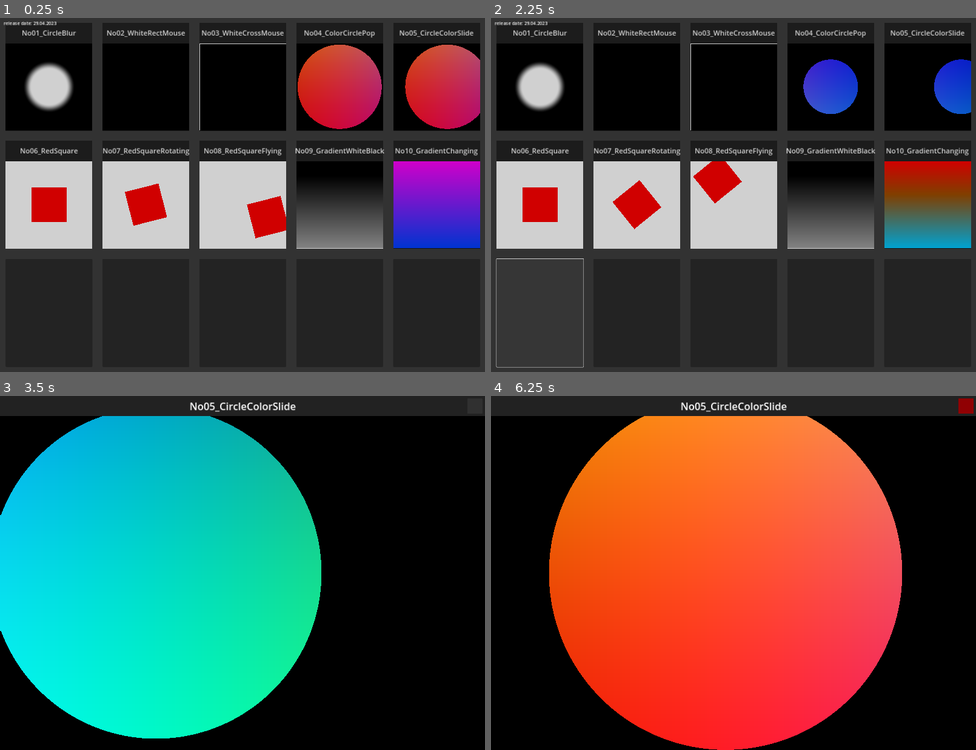
Above: before the commit, frames 1-4 (two rows, left to right).
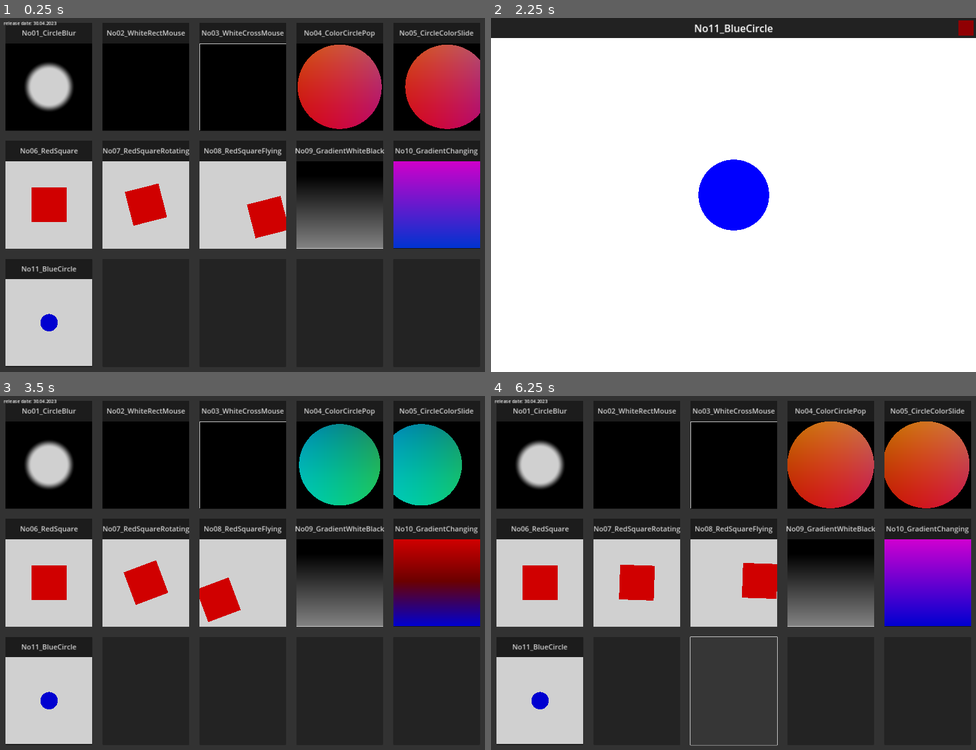
Above: after the commit, the same moments.

Repository: TechnoLukas/Godot4-Shaders
Game: Godot game, scene res://main.tscn
Two runs of this game, one before a commit and one after it. Both use one fixed random seed, a clock stepped at 60 frames per second and the inputs below.
Inputs (mouse positions are in pixels of both pictures, inside the frame that each line leads up to):
- Up to frame 1 (0.25 s): no input
- Up to frame 2 (2.25 s): click (539, 78) at 0.52 s; click (966, 28) at 1.25 s; click (539, 311) at 2 s
- Up to frame 3 (3.5 s): click (475, 406) at 2.77 s
- Up to frame 4 (6.25 s): click (966, 406) at 3.52 s; click (966, 406) at 4.27 s; click (636, 689) at 5.02 s; click (733, 689) at 5.77 s

The runs differ from the first frame. In frame 1, 4.5% of the frame differs, in the area x 1-19%, y 1-99%; in frame 2, 95%, in the area x 0-100%, y 0-100%; in frame 3, 89%; in frame 4, 91%.

Commit message:
added new shader No11_BlueCircle

Diff:
--- a/main.tscn
+++ b/main.tscn
@@ -12,6 +12,7 @@
 [ext_resource type="Shader" path="res://shaders/shader_No8_Small.gdshader" id="9_oqkag"]
 [ext_resource type="Shader" path="res://shaders/shader_No9_Small.gdshader" id="10_lxv0p"]
 [ext_resource type="Shader" path="res://shaders/shader_No10_Small.gdshader" id="11_yvgph"]
+[ext_resource type="Shader" path="res://shaders/shader_No11_Small.gdshader" id="13_y4w8o"]
 
 [sub_resource type="Theme" id="Theme_bhqtq"]
 
@@ -51,6 +52,9 @@
 
 [sub_resource type="ShaderMaterial" id="ShaderMaterial_5k38k"]
 shader = ExtResource("11_yvgph")
+
+[sub_resource type="ShaderMaterial" id="ShaderMaterial_vylex"]
+shader = ExtResource("13_y4w8o")
 
 [sub_resource type="Theme" id="Theme_bnp8s"]
 Label/font_sizes/font_size = 18
@@ -556,6 +560,46 @@
 [node name="button1" type="Button" parent="ColorRect/VBoxContainer/HBoxContainer3"]
 layout_mode = 2
 size_flags_horizontal = 3
+
+[node name="titlebar" type="ColorRect" parent="ColorRect/VBoxContainer/HBoxContainer3/button1"]
+layout_mode = 1
+anchors_preset = 10
+anchor_right = 1.0
+offset_bottom = 80.0
+grow_horizontal = 2
+color = Color(0.133333, 0.133333, 0.133333, 1)
+
+[node name="title" type="Label" parent="ColorRect/VBoxContainer/HBoxContainer3/button1/titlebar"]
+layout_mode = 1
+anchors_preset = 15
+anchor_right = 1.0
+anchor_bottom = 1.0
+grow_horizontal = 2
+grow_vertical = 2
+theme_override_font_sizes/font_size = 28
+text = "No11_BlueCircle"
+horizontal_alignment = 1
+vertical_alignment = 1
+
+[node name="ColorRect" type="ColorRect" parent="ColorRect/VBoxContainer/HBoxContainer3/button1"]
+material = SubResource("ShaderMaterial_vylex")
+layout_mode = 1
+anchors_preset = 10
+anchor_right = 1.0
+offset_top = 80.0
+offset_bottom = 424.0
+grow_horizontal = 2
+
+[node name="button" type="Button" parent="ColorRect/VBoxContainer/HBoxContainer3/button1"]
+layout_mode = 1
+anchors_preset = 15
+anchor_right = 1.0
+anchor_bottom = 1.0
+grow_horizontal = 2
+grow_vertical = 2
+theme_override_styles/normal = SubResource("StyleBoxFlat_vjlwb")
+script = ExtResource("1_fjke5")
+scene = "res://scenes/No11_BlueCircle.tscn"
 
 [node name="button2" type="Button" parent="ColorRect/VBoxContainer/HBoxContainer3"]
 layout_mode = 2
@@ -581,7 +625,7 @@
 offset_bottom = 36.0
 size_flags_horizontal = 4
 theme = SubResource("Theme_bnp8s")
-text = "release date: 29.04.2023"
+text = "release date: 30.04.2023"
 
 [connection signal="pressed" from="ColorRect/VBoxContainer/HBoxContainer/button1/button" to="ColorRect/VBoxContainer/HBoxContainer/button1/button" method="_on_pressed"]
 [connection signal="pressed" from="ColorRect/VBoxContainer/HBoxContainer/button2/button" to="ColorRect/VBoxContainer/HBoxContainer/button2/button" method="_on_pressed"]
@@ -593,3 +637,4 @@
 [connection signal="pressed" from="ColorRect/VBoxContainer/HBoxContainer2/button3/button" to="ColorRect/VBoxContainer/HBoxContainer2/button3/button" method="_on_pressed"]
 [connection signal="pressed" from="ColorRect/VBoxContainer/HBoxContainer2/button4/button" to="ColorRect/VBoxContainer/HBoxContainer2/button4/button" method="_on_pressed"]
 [connection signal="pressed" from="ColorRect/VBoxContainer/HBoxContainer2/button5/button" to="ColorRect/VBoxContainer/HBoxContainer2/button5/button" method="_on_pressed"]
+[connection signal="pressed" from="ColorRect/VBoxContainer/HBoxContainer3/button1/button" to="ColorRect/VBoxContainer/HBoxContainer3/button1/button" method="_on_pressed"]
--- a/scenes/No10_GradientChanging.tscn
+++ b/scenes/No10_GradientChanging.tscn
@@ -42,7 +42,7 @@
 grow_horizontal = 2
 grow_vertical = 2
 theme_override_font_sizes/font_size = 40
-text = "No09_GradientWhiteBlack"
+text = "No10_GradientChanging"
 horizontal_alignment = 1
 vertical_alignment = 1
 
--- /dev/null
+++ b/scenes/No11_BlueCircle.tscn
@@ -0,0 +1,76 @@
+[gd_scene load_steps=5 format=3 uid="uid://cixpxhqkieaeg"]
+
+[ext_resource type="Script" path="res://changescene.gd" id="1_m4jxw"]
+[ext_resource type="Shader" path="res://shaders/shader_No11_Big.gdshader" id="2_sj8cq"]
+
+[sub_resource type="StyleBoxFlat" id="StyleBoxFlat_eg16j"]
+bg_color = Color(0.564706, 0, 0.0117647, 1)
+
+[sub_resource type="ShaderMaterial" id="ShaderMaterial_lmrbt"]
+shader = ExtResource("2_sj8cq")
+
+[node name="Control" type="Control"]
+layout_mode = 3
+anchors_preset = 15
+anchor_right = 1.0
+anchor_bottom = 1.0
+grow_horizontal = 2
+grow_vertical = 2
+
+[node name="ColorRect" type="ColorRect" parent="."]
+layout_mode = 1
+anchors_preset = 15
+anchor_right = 1.0
+anchor_bottom = 1.0
+grow_horizontal = 2
+grow_vertical = 2
+color = Color(0.196078, 0.196078, 0.196078, 1)
+
+[node name="titlebar" type="ColorRect" parent="ColorRect"]
+layout_mode = 1
+anchors_preset = 10
+anchor_right = 1.0
+offset_bottom = 80.0
+grow_horizontal = 2
+color = Color(0.133333, 0.133333, 0.133333, 1)
+
+[node name="title" type="Label" parent="ColorRect/titlebar"]
+layout_mode = 1
+anchors_preset = 15
+anchor_right = 1.0
+anchor_bottom = 1.0
+grow_horizontal = 2
+grow_vertical = 2
+theme_override_font_sizes/font_size = 40
+text = "No11_BlueCircle"
+horizontal_alignment = 1
+vertical_alignment = 1
+
+[node name="ColorRect" type="Button" parent="ColorRect/titlebar"]
+layout_mode = 1
+anchors_preset = -1
+anchor_left = 1.0
+anchor_top = 0.5
+anchor_right = 1.0
+anchor_bottom = 0.5
+offset_left = -70.0
+offset_top = -30.0
+offset_right = -10.0
+offset_bottom = 30.0
+grow_horizontal = 0
+grow_vertical = 2
+theme_override_styles/normal = SubResource("StyleBoxFlat_eg16j")
+script = ExtResource("1_m4jxw")
+scene = "res://main.tscn"
+
+[node name="ColorRect" type="ColorRect" parent="ColorRect"]
+material = SubResource("ShaderMaterial_lmrbt")
+layout_mode = 1
+anchors_preset = 15
+anchor_right = 1.0
+anchor_bottom = 1.0
+offset_top = 80.0
+grow_horizontal = 2
+grow_vertical = 2
+
+[connection signal="pressed" from="ColorRect/titlebar/ColorRect" to="ColorRect/titlebar/ColorRect" method="_on_pressed"]
--- /dev/null
+++ b/shaders/shader_No11_Big.gdshader
@@ -0,0 +1,36 @@
+//No10_GradientChanging
+
+//based on https://inspirnathan.com/posts/47-shadertoy-tutorial-part-1/
+//see more info about shaders here --> https://github.com/TechnoLukas/My-favourite-shaders-links
+//ported with https://github.com/jayaarrgh/shadertoy2godot (with some hand fixing)
+//on shadertoy https://www.shadertoy.com/view/ddtSD2
+
+shader_type canvas_item;
+//No11_BlueCircle
+float sdfCircle(vec2 uv, float r, vec2 offset) {
+	float x = uv.x - offset.x;
+	float y = uv.y - offset.y;
+
+	return length(vec2(x, y)) - r;
+}
+
+vec3 drawScene(vec2 uv) {
+	vec3 col = vec3(1);
+	float circle = sdfCircle(uv, 0.1, vec2(0, 0));
+
+	col = mix(vec3(0, 0, 1), col, step(0., circle));
+
+	return col;
+}
+
+void fragment() {
+
+	vec2 uv = FRAGCOORD.xy/(1.0/SCREEN_PIXEL_SIZE).xy; // <0, 1>
+	uv -= 0.5; // <-0.5,0.5>
+	uv.x *= (1.0/SCREEN_PIXEL_SIZE).x/(1.0/SCREEN_PIXEL_SIZE).y; // fix aspect ratio
+
+	vec3 col = drawScene(uv);
+
+	// Output to screen
+	COLOR = vec4(col,1.0);
+}
--- /dev/null
+++ b/shaders/shader_No11_Small.gdshader
@@ -0,0 +1,34 @@
+//No10_GradientChanging
+
+//based on https://inspirnathan.com/posts/47-shadertoy-tutorial-part-1/
+//see more info about shaders here --> https://github.com/TechnoLukas/My-favourite-shaders-links
+//ported with https://github.com/jayaarrgh/shadertoy2godot (with some hand fixing)
+//on shadertoy https://www.shadertoy.com/view/ddtSD2
+
+shader_type canvas_item;
+float sdfCircle(vec2 uv, float r, vec2 offset) {
+	float x = uv.x - offset.x;
+	float y = uv.y - offset.y;
+
+	return length(vec2(x, y)) - r;
+}
+
+vec3 drawScene(vec2 uv) {
+	vec3 col = vec3(1);
+	float circle = sdfCircle(uv, 0.1, vec2(0, 0));
+	col = mix(vec3(0, 0, 1), col, step(0., circle));
+
+	return col;
+}
+
+void fragment() {
+
+	vec2 uv = UV;
+	uv.y=uv.y-0.5;
+	uv.x=uv.x-0.5;
+
+	vec3 col = drawScene(uv);
+
+	// Output to screen
+	COLOR = vec4(col,1.0);
+}
Binary file added: images/No11_BlueCircle.png
Not shown, added: images/No11_BlueCircle.png.import
Not shown: 1 places in main.tscn that only renumber resources
Not shown, changed: README.md
Not shown, added: images/No11_BlueCircle.gif
